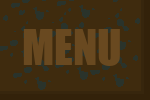
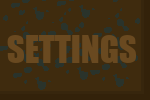
Comparing the layer stacks of the two 150 x 100 images. Changes:
renamed "MENU" to "SETTINGS", painted on it over [7, 29, 136, 66]
